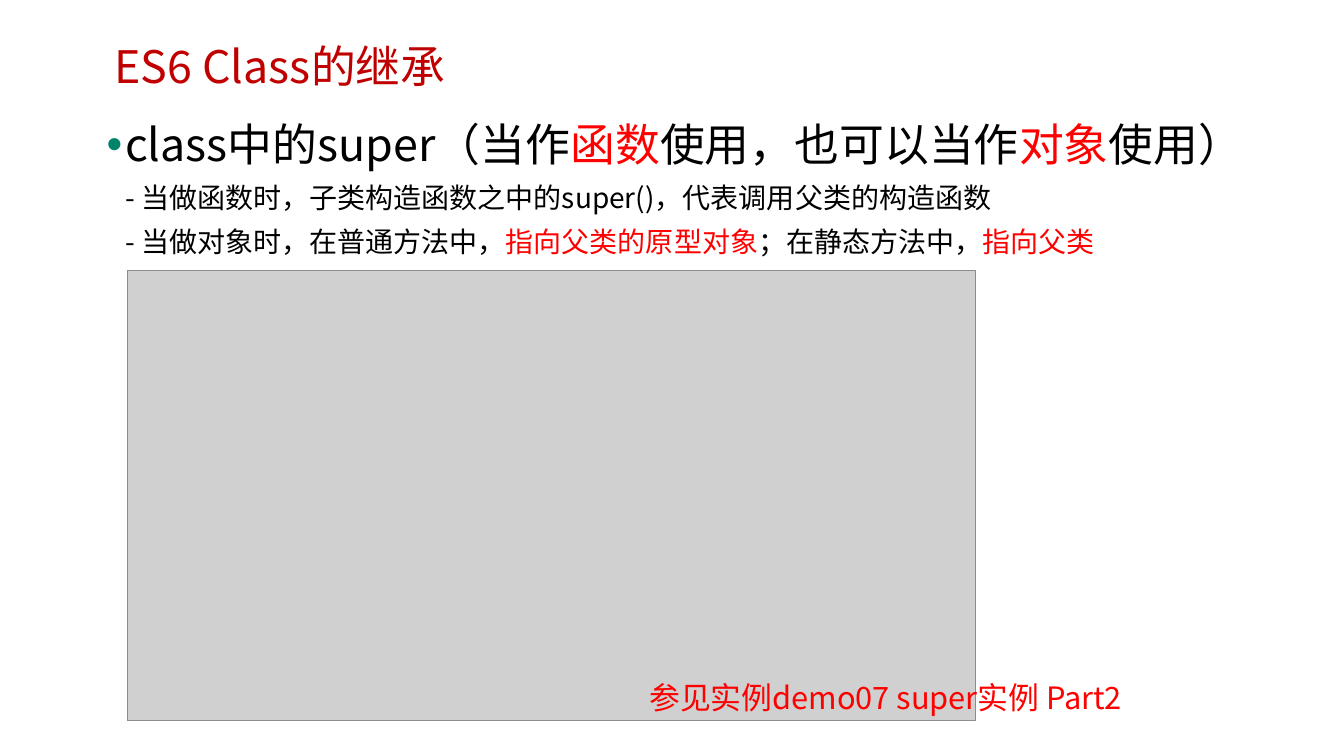
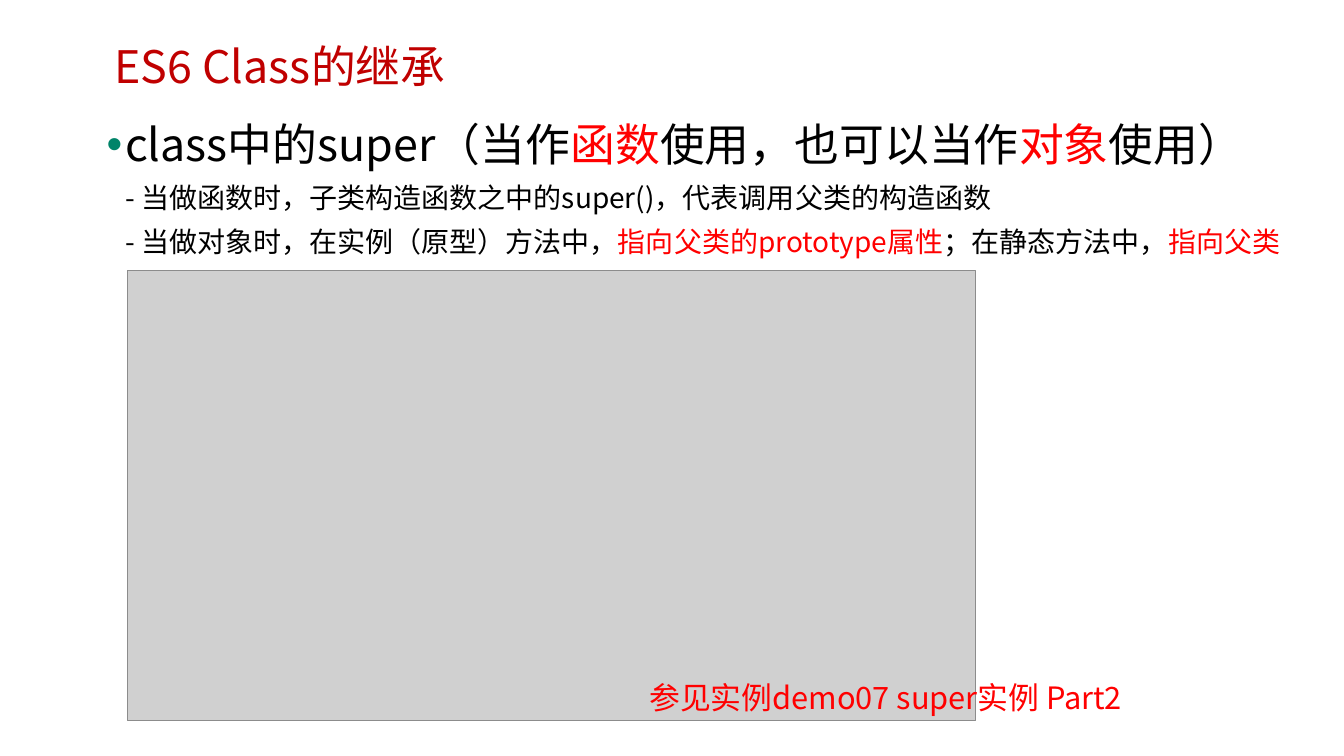
Before and after one commit to edu2act/course-javascript-advanced, a slide deck: slide 13 of 课程PPT/15.ECMAScript 6 三.pptx. Drawn at 1344x756 pixels with LibreOffice and Linux fonts; fonts in the diff are those of the drawing; grey boxes stand for pictures; background and template pictures are left out. Boxes give left, top, right and bottom in pixels: in the first picture for what was removed or moved away, otherwise in the second. Text is boxed around its words. In the diff, an @@ line names an element or a change of style, - is before the commit and + after.

```diff
--- a/课程PPT/15.ECMAScript 6 三.pptx
+++ b/课程PPT/15.ECMAScript 6 三.pptx
@@ text at [125,122,1280,259]: text changed @@
-• class中的super（当作函数使用，也可以当作对象使用）
-  - 当做函数时，子类构造函数之中的super()，代表调用父类的构造函数
-  - 当做对象时，在普通方法中，指向父类的原型对象；在静态方法中，指向父类
+• class中的super（当作函数使用，也可以当作对象使用）
+  - 当做函数时，子类构造函数之中的super()，代表调用父类的构造函数
+  - 当做对象时，在实例（原型）方法中，指向父类的prototype属性；在静态方法中，指向父类
```
Also in this commit, not shown: 2 other files.
